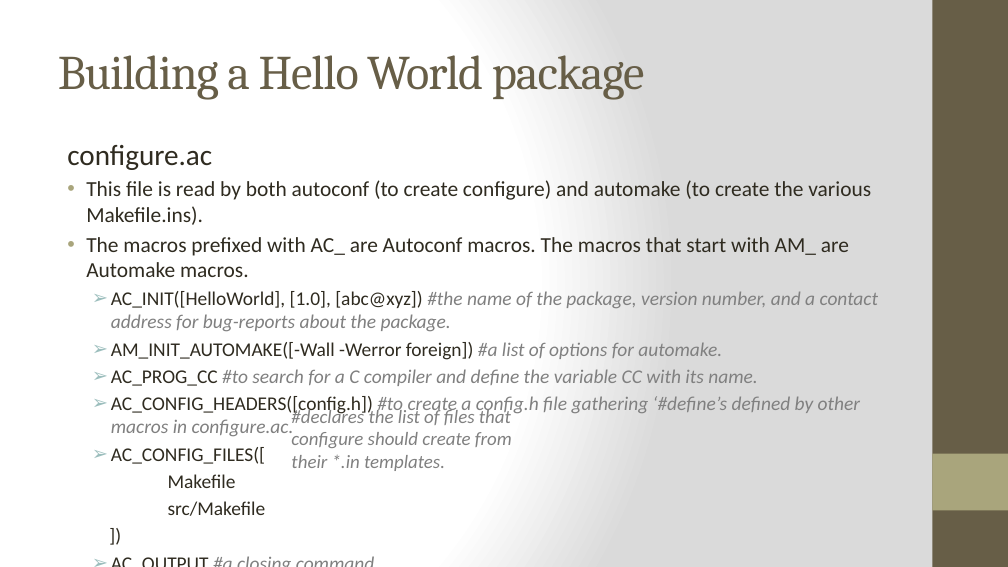
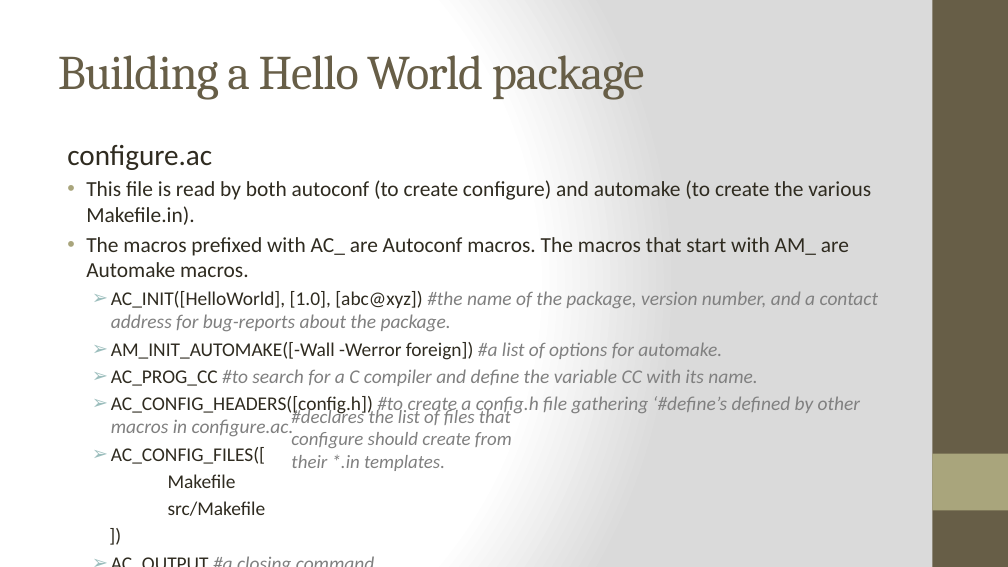
Before and after one commit to huyendinhkhanh/tim_hieu, a slide deck: slide 10 of Cross compile.pptx (slide 7 before the commit). Drawn at 1008x567 pixels with LibreOffice and Linux fonts; fonts in the diff are those of the drawing. Boxes give left, top, right and bottom in pixels: in the first picture for what was removed or moved away, otherwise in the second. Text is boxed around its words. In the diff, an @@ line names an element or a change of style, - is before the commit and + after.

```diff
--- a/Cross compile.pptx
+++ b/Cross compile.pptx
@@ text at (86, 180, 871, 225): text changed @@
-• This file is read by both autoconf (to create configure) and automake (to create the various Makefile.ins).
+• This file is read by both autoconf (to create configure) and automake (to create the various Makefile.in).
```
Also in this commit, not shown: 2 other slides changed, 3 slides added, 3 other files.
